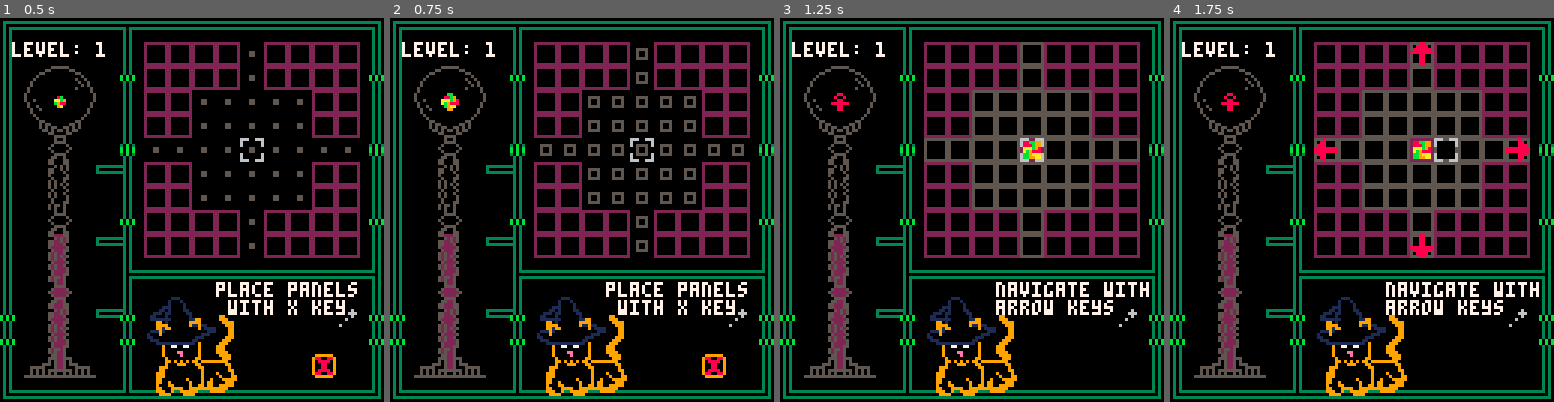
Above: before the commit, frames 1-4 (left to right).
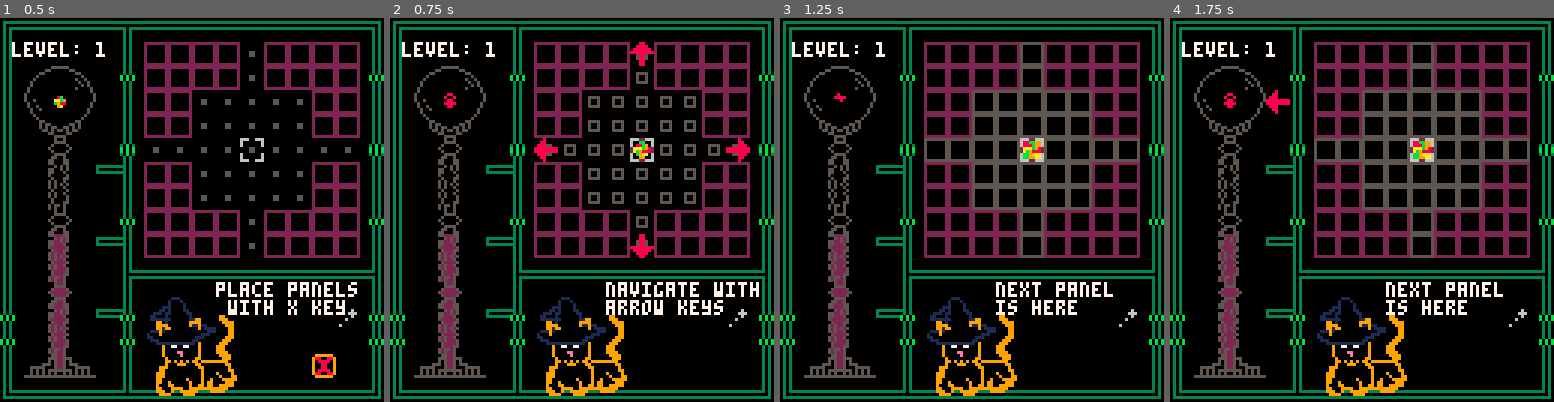
Above: after the commit, the same moments.

Repository: zvxr/wizardcat
Game: PICO-8 cartridge wizardcat.p8
Same seed, same stepped clock (60 frames per second), same inputs: the game is played once before the commit and once after it.
Inputs (mouse positions are in pixels of both pictures, inside the frame that each line leads up to):
- Up to frame 1 (0.5 s): tap X (X key) at 0.33 s
- Up to frame 2 (0.75 s): click (670, 121) at 0.67 s; tap O (Z key) at 0.7 s
- Up to frame 3 (1.25 s): tap X (X key) at 1.07 s; click (826, 267) at 1.22 s
- Up to frame 4 (1.75 s): hold Right from 1.6 s (still down); tap O (Z key) at 1.7 s

Frame 1 is identical in both runs. In frame 2, 2.3% of the frame differs, in the area x 13-97%, y 6-94%; in frame 3, 1.1%; in frame 4, 2.1%.

Commit message:
add mouse support

Diff:
--- a/bonus.lua
+++ b/bonus.lua
@@ -76,13 +76,13 @@
 end
 
 function get_bs(v)
- local s=0
- if v%2>0 then s+=1 end
- if flr(v/4)%2>0 then s+=4 end
- if flr(v/8)%2>0 then s+=8 end
- if flr(v/16)%2>0 then s+=16 end
- if flr(v/1024)%2>0 then s+=1024 end
- return s
+ local sv=0
+ if v%2>0 then sv+=1 end
+ if flr(v/4)%2>0 then sv+=4 end
+ if flr(v/8)%2>0 then sv+=8 end
+ if flr(v/16)%2>0 then sv+=16 end
+ if flr(v/1024)%2>0 then sv+=1024 end
+ return sv
 end
 
 function get_bv()
@@ -207,6 +207,7 @@
 end
 
 function upd_b()
+ local mx,my,ml=read_m()
  local n=b.l==5 and 5 or 3
  if w.m==0 then
   put_w(get_bm(b.sel),-1)
@@ -221,5 +222,20 @@
   put_w(get_bm(b.sel),-1)
  elseif btnp(5) then
   pick_b()
- end
-end
+ elseif ml then
+  local x=b.l==5 and 80 or b.l==8 and 96 or b.l==14 and 80 or 112
+  local y=b.l==5 and 112 or b.l==8 and 96 or b.l==14 and 96 or 112
+  local bw=b.l==8 and 16 or 8
+  if mx>=x and mx<x+bw and my>=y and my<y+bw then
+   pick_b()
+  elseif mx<x then
+   b.sel-=1
+   if b.sel<1 then b.sel=n end
+   put_w(get_bm(b.sel),-1)
+  elseif mx>=x+bw then
+   b.sel+=1
+   if b.sel>n then b.sel=1 end
+   put_w(get_bm(b.sel),-1)
+  end
+ end
+end
--- a/guide.lua
+++ b/guide.lua
@@ -64,7 +64,7 @@
   print("or shape",72,94,7)
  elseif gs==61 then
   print("trash panel",72,88,7)
-  print("with z key",72,94,7)
+  print(g.m>0 and "with r-click" or "with z key",72,94,7)
   if bl then
    spr(13,13*8,14*8)
   end
@@ -112,7 +112,7 @@
 end
 
 function init_g()
- g={a=0,k=0,s=l==1 and 1 or 0,t=0}
+ g={a=0,k=0,m=0,s=l==1 and 1 or 0,t=0}
  if w then
   w.m=0
   w.am=0
@@ -139,7 +139,7 @@
  if g.s<1 then return end
  g.a+=1
  if g.s==2 then
-  if g.k>=3 then
+  if g.k>0 then
    g.s=3
    g.t=90
    q[q.f]={a=40,c=8,g=67}
@@ -163,14 +163,25 @@
  end
 end
 
-function use_g()
+function use_g(mx,my,ml)
  if g.s<1 then return false end
  if g.s==1 then
+  if ml then
+   g.m=1
+   t.x=5
+   t.y=5
+   put_p()
+   return true
+  end
   return not btnp(5)
  elseif g.s==2 then
   if btnp(0) or btnp(1) or btnp(2) or btnp(3) then
-   g.k=min(3,g.k+1)
+   g.k=1
    return false
+  elseif ml then
+   g.m=1
+   g.k=1
+   return true
   end
   return true
  elseif g.s==3 then
@@ -189,6 +200,11 @@
    if x and t.x==x and t.y==y then
     put_p()
    end
+  elseif ml and point_t(mx,my) then
+   g.m=1
+   if x and t.x==x and t.y==y then
+    put_p()
+   end
   end
   return true
  end
--- a/home.lua
+++ b/home.lua
@@ -77,6 +77,7 @@
 end
 
 function upd_h()
+ local mx,my,ml=read_m()
  if h.p.a>0 then
   h.p.a+=1
   if h.p.a>110 then
@@ -98,14 +99,26 @@
   sfx(3)
  elseif btnp(5) then
   pick_h()
+ elseif ml and mx>=40 and mx<88 then
+  if my>=56 and my<62 then
+   h.o=1
+   pick_h()
+  elseif my>=64 and my<70 then
+   h.o=2
+   pick_h()
+  elseif my>=72 and my<78 then
+   h.o=3
+   pick_h()
+  end
  end
 end
 
 function upd_hg()
+ local mx,my,ml=read_m()
  if h.a<15 then
   h.a+=1
  end
- if btnp(5) then
+ if btnp(5) or ml and mx>=28 and mx<=100 and my>=54 and my<=80 then
   h.x+=1
   if h.x>1 then
    start_h()
--- a/target.lua
+++ b/target.lua
@@ -37,3 +37,12 @@
   end
  end
 end
+
+function point_t(mx,my)
+ local x=flr(mx/8)-5
+ local y=flr(my/8)
+ if x<1 or x>9 or y<1 or y>9 then return end
+ t.x=x
+ t.y=y
+ return true
+end
--- a/wizardcat.p8
+++ b/wizardcat.p8
@@ -19,6 +19,7 @@
 lk=0
 l=0
 lg=nil
+mb=0
 m=nil
 q=nil
 s=nil
@@ -49,6 +50,7 @@
 
 function _init()
   cartdata("wizardcat")
+  poke(0x5f2d,1)
   init_lg()
   init_h()
   init_w()
@@ -79,9 +81,14 @@
 end
 
 function upd_input()
+ local mx,my,ml,mr=read_m()
  if q.t>=3 then return end
- if use_g() then return end
- if btnp(0) then
+ if use_g(mx,my,ml) then return end
+ if ml and point_t(mx,my) then
+  put_p()
+ elseif mr then
+  trash_q()
+ elseif btnp(0) then
   move_t(-1,0)
  elseif btnp(1) then
   move_t(1,0)
@@ -94,6 +101,14 @@
  elseif btnp(5) then
   put_p()
  end
+end
+
+function read_m()
+ local sb=stat(34)
+ local ml=band(sb,1)>0 and band(mb,1)==0
+ local mr=band(sb,2)>0 and band(mb,2)==0
+ mb=sb
+ return stat(32),stat(33),ml,mr
 end
 
 __gfx__
Not shown, changed: DOCS.md
